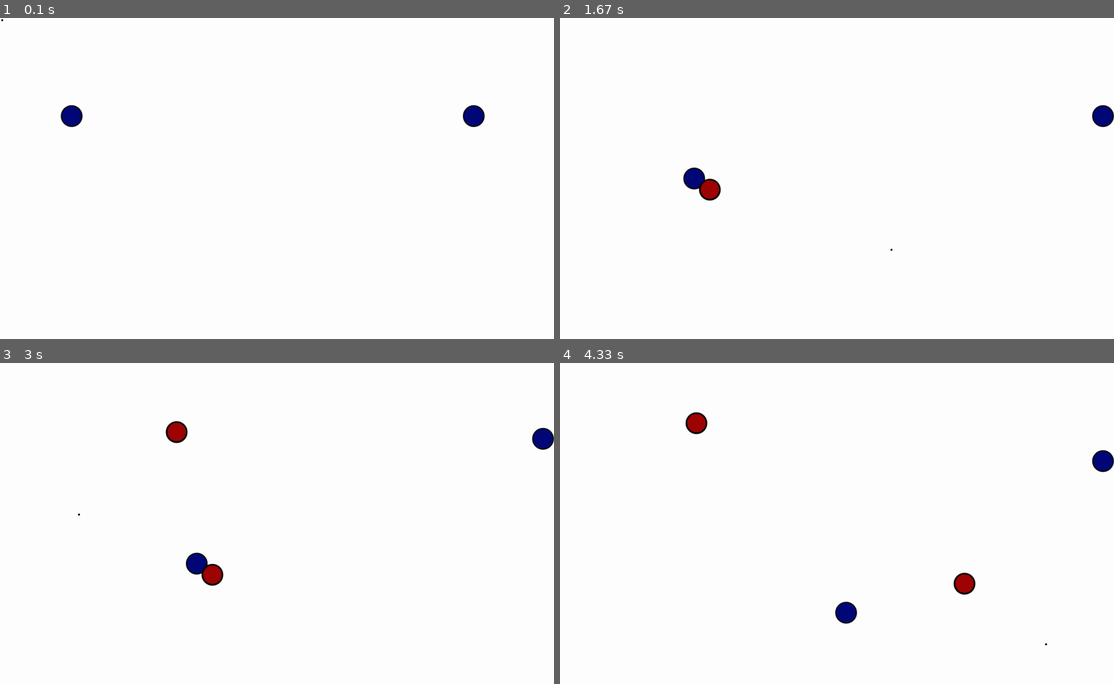
Above: before the commit, frames 1-4 (two rows, left to right).
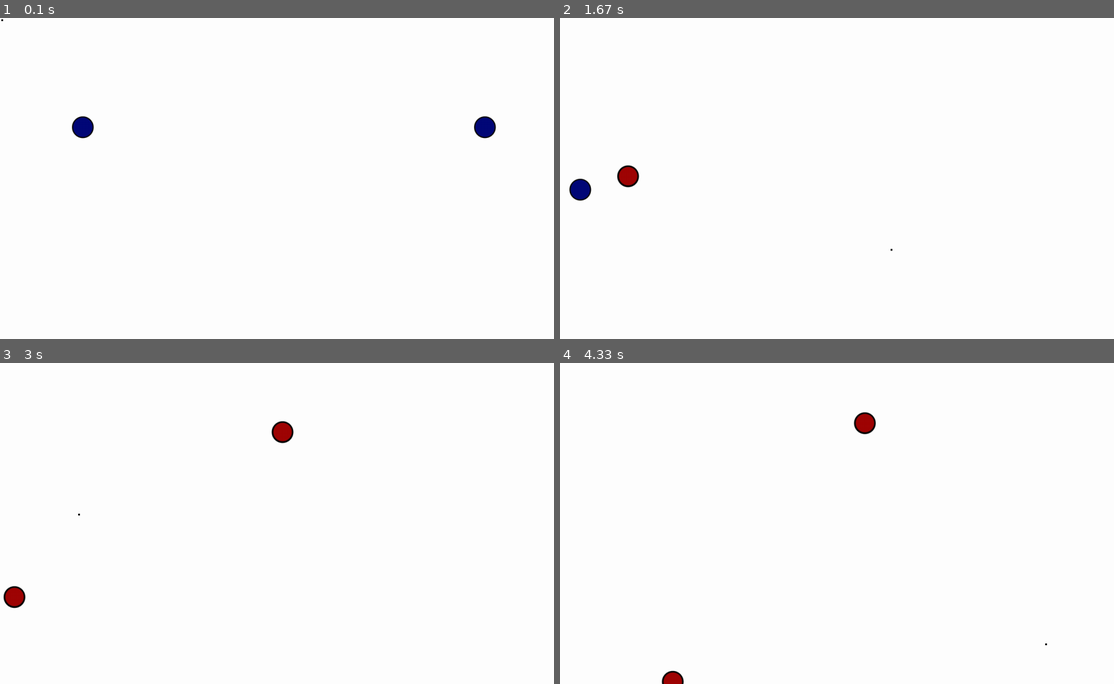
Above: after the commit, the same moments.

Repository: fanagiannis/DECK-COMMANDER
Game: pygame game, started from Game.py
The game is run twice, just before and just after one commit, with the same random seed, the same clock (stepped at 60 frames per second) and the same inputs.
Inputs (mouse positions are in pixels of both pictures, inside the frame that each line leads up to):
- Up to frame 1 (0.1 s): no input
- Up to frame 2 (1.67 s): hold S 0.33-0.8 s; hold Right 0.33-0.8 s; move the mouse to (814, 191) at 0.37 s; tap Space at 0.83, 1.23, 1.53 s; hold Right 1.17-1.63 s; hold D 1.17-1.63 s; move the mouse to (892, 249) at 1.2 s
- Up to frame 3 (3 s): hold Up 1.67-1.97 s; move the mouse to (105, 597) at 1.7 s; tap Space at 1.73, 2.07, 2.37, 2.57, 2.9 s; hold Right 2-2.47 s; hold D 2-2.47 s; move the mouse to (343, 552) at 2.03 s; tap Right Shift at 2.15 s; hold Down 2.5-2.8 s; hold S 2.5-2.8 s; move the mouse to (288, 414) at 2.53 s; hold Up from 2.83 s (still down); move the mouse to (77, 513) at 2.87 s
- Up to frame 4 (4.33 s): release Up at 3.2 s; hold Right 3.23-3.87 s; hold D 3.23-3.87 s; move the mouse to (837, 562) at 3.27 s; tap Space at 3.3, 3.6, 3.97 s; tap Right Shift at 3.38 s; hold Down 3.9-4.27 s; hold S 3.9-4.27 s; move the mouse to (1047, 645) at 3.93 s; hold Right from 4.3 s (still down); hold D from 4.3 s (still down)

The runs differ from the first frame. In frame 1, 0.8% of the frame differs, in the area x 10-90%, y 27-38%; in frame 2, 1.1%; in frame 3, 1.3%, in the area x 0-100%, y 18-77%; in frame 4, 1.3%.

Commit message:
0.4.2 movement overhaul pt1

Diff:
--- a/Game.py
+++ b/Game.py
@@ -49,8 +49,8 @@
     link_pc="H:\\My Drive\\Drive fanagiannis\\ΠΜΣ\\ΜΑΘΗΜΑΤΑ\\PYTHON"
     link_laptop="G:\\Το Drive μου\\Drive fanagiannis\\ΠΜΣ\\ΜΑΘΗΜΑΤΑ\\PYTHON"
     link_op=link_pc
+
     global sprite_p1,sprite_hud,sprite_hud_aim,sprite_enemy
-
     sprite_hud=link_op+"\\Aim.png"
     sprite_hud_aim=link_op+"\\Aim2.png"
     sprite_enemy=link_op+"\\Enemy.png"
@@ -64,6 +64,7 @@
     global Players,SpawnPoints,ObjSpawnPoints,MaxPlayers,Multiplayer
     Players=[]
     SpawnPoints=[(160,220),(1060,220),(1060,520)]
+    sp=0
     ObjSpawnPoints=[(620,360),(390,50),(550,680),(460,360),(),(),(),(),()]
     MaxPlayers=2
     Multiplayer=True
@@ -71,11 +72,15 @@
     #PLAYERS
 
     global P,P2
-
-    P=Player()
+    x,y=SpawnPoints[sp]
+    print(x,y)
+    P=Player(x,y)
     set_players(P)
     if Multiplayer:
-        P2=Player()
+        sp+=1
+        x,y=SpawnPoints[sp]
+        print(x,y)
+        P2=Player(x,y)
         set_players(P2)
 
     #BULLETS
@@ -197,11 +202,13 @@
 #PLAYER
 
 class Player(pygame.sprite.Sprite):
-    def __init__(self):
+    def __init__(self,posx,posy):
         super().__init__()
         self.image = pygame.image.load(sprite_p1)
         self.rect=self.image.get_rect()
-        self.rect.center=SpawnPoints[len(Players)]
+        #self.rect.center=SpawnPoints[len(Players)]
+        self.x=posx
+        self.y=posy
         self.name="Player"
         self.speed=5
         self.maxspeed=10
@@ -219,30 +226,30 @@
 
             if self.rect.top>0:
                 if pressed_keys[K_w]:
-                    self.rect.move_ip(0,-self.speed) #movecmd
+                    self.x+=self.speed #movecmd
             if self.rect.bottom<display_height:
                 if pressed_keys[K_s]:
-                    self.rect.move_ip(0,self.speed)
+                    self.x-=self.speed
             if self.rect.right < display_width:
                 if pressed_keys[K_d]:
-                    self.rect.move_ip(self.speed,0)
+                    self.y+=self.speed
             if self.rect.left > 0:
                 if pressed_keys[K_a]:
-                    self.rect.move_ip(-self.speed,0)
+                    self.y-=self.speed
 
         else:
-            if self.rect.top>0:
+            if self.x>0:
                 if pressed_keys[K_UP]:
-                    self.rect.move_ip(0,-self.speed) #movecmd
+                    self.y-=self.speed #movecmd
             if self.rect.bottom<display_height:
                 if pressed_keys[K_DOWN]:
-                    self.rect.move_ip(0,self.speed)
+                    self.y+=self.speed
             if self.rect.right < display_width:
                 if pressed_keys[K_RIGHT]:
-                    self.rect.move_ip(self.speed,0)
+                    self.x+=self.speed
             if self.rect.left > 0:
                 if pressed_keys[K_LEFT]:
-                    self.rect.move_ip(-self.speed,0)
+                    self.x-=self.speed
 
     def shoot(self):
        mouse_pos=find_mouse_pos()
@@ -255,8 +262,8 @@
             self.speed = self.maxspeed
 
     def find_pos(self):
-        x=self.rect.centerx
-        y=self.rect.centery
+        x=self.x
+        y=self.y
         return x , y
 
     def destroy(self):
@@ -292,7 +299,7 @@
 
 
     def spawn(self,surface):
-        surface.blit(self.image,self.rect)
+        surface.blit(self.image,(self.x,self.y))
 
 game_init()
 
@@ -348,11 +355,11 @@
 
     #GAME OVER
 
-    if Multiplayer:
-        if pygame.sprite.collide_rect(P,bullet2):
-            message("GAME OVER ! ",color_black,220,150)
-            P.stop(),P2.stop()
-            #print ("hit")
+    #if Multiplayer:
+        #if pygame.sprite.collide_rect(P,bullet2):
+        #    message("GAME OVER ! ",color_black,220,150)
+        #    P.stop(),P2.stop()
+        #    #print ("hit")
 
     #SPAWN
 
